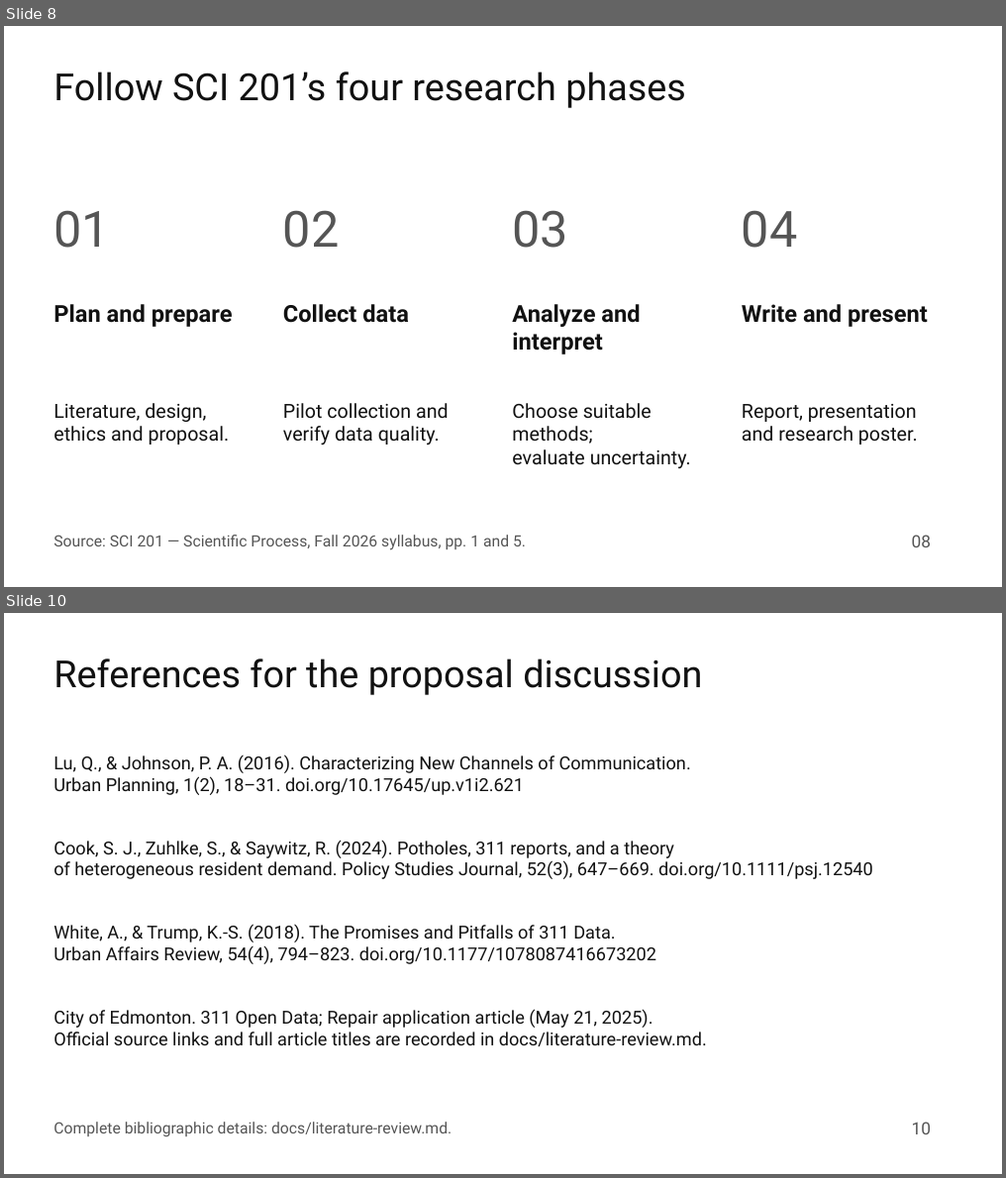
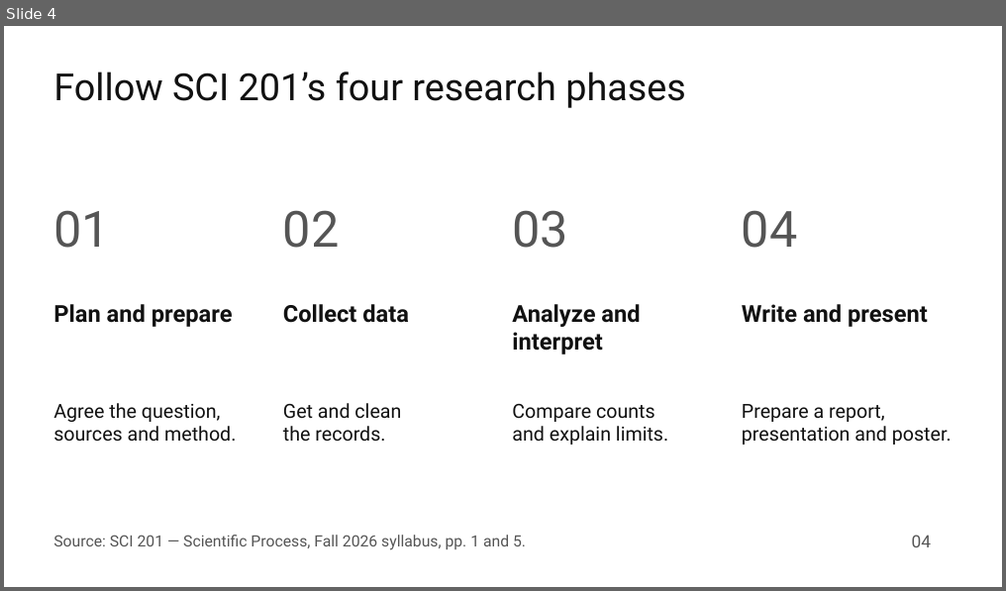
Before and after one commit to kalebpham/DataBridge, a slide deck: reports/proposal-presentation.pptx. Shown one above the other, each under a label of ours: slides 8 and 10 before the commit, slide 4 after it; the slides between them are not shown. The pictures are 1006x1178 and 1006x591 pixels, drawn with LibreOffice and Linux fonts; fonts in the diff are those of the drawing. Boxes give left, top, right and bottom in pixels: in the first picture for what was removed or moved away, otherwise in the second. Text is boxed around its words. In the diff, an @@ line names an element or a change of style, - is before the commit and + after.

Commit message:
docs: simplify the pilot to one question and a short research plan

```diff
--- a/reports/proposal-presentation.pptx
+++ b/reports/proposal-presentation.pptx
@@ slide 10 removed at [4, 613, 1002, 1174], background #FFFFFF @@
@@ text removed at [54, 659, 702, 695] @@
-References for the proposal discussion
@@ text removed at [54, 755, 691, 795] @@
-Lu, Q., & Johnson, P. A. (2016). Characterizing New Channels of Communication.
-Urban Planning, 1(2), 18–31. doi.org/10.17645/up.v1i2.621
@@ text removed at [54, 840, 873, 879] @@
-Cook, S. J., Zuhlke, S., & Saywitz, R. (2024). Potholes, 311 reports, and a theory
-of heterogeneous resident demand. Policy Studies Journal, 52(3), 647–669. doi.org/10.1111/psj.12540
@@ text removed at [54, 924, 656, 964] @@
-White, A., & Trump, K.-S. (2018). The Promises and Pitfalls of 311 Data.
-Urban Affairs Review, 54(4), 794–823. doi.org/10.1177/1078087416673202
@@ text removed at [54, 1009, 707, 1047] @@
-City of Edmonton. 311 Open Data; Repair application article (May 21, 2025).
-Official source links and full article titles are recorded in docs/literature-review.md.
@@ text removed at [54, 1122, 451, 1138] @@
-Complete bibliographic details: docs/literature-review.md.
@@ text removed at [912, 1122, 931, 1135] @@
-10
@@ what was slide 8 is now slide 4 @@
@@ slide 4 changed as well @@
@@ text at [54, 403, 236, 442]: text changed @@
-Literature, design,
-ethics and proposal.
+Agree the question,
+sources and method.
@@ text at [283, 403, 401, 442]: text changed @@
-Pilot collection and
-verify data quality.
+Get and clean
+the records.
@@ text at [512, 404, 668, 445]: text changed @@
-Choose suitable methods;
-evaluate uncertainty.
+Compare counts
+and explain limits.
@@ text at [742, 404, 951, 445]: text changed @@
-Report, presentation
-and research poster.
+Prepare a report,
+presentation and poster.
@@ text at [912, 535, 931, 548]: text changed @@
-08
+04
```
Also in this commit, not shown: 5 slides added, 9 other slides removed, 8 other files.
